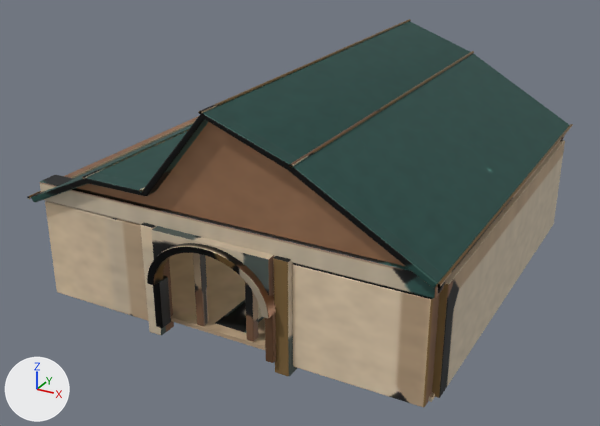
The glTF model public/room-art/compaii-atelier/foyer.glb: old version first, new version second.
The view is the same before and after, from a 50 mm camera at (11.01, -21.69, 12.02) aimed at (-0.34, -1.05, 1.7). The lights are fixed; the arrows at lower left show +X, +Y and +Z. The picture after the commit comes second. Vertices at exactly the same position are counted once.

In view in the first picture: 'VIS · House'.
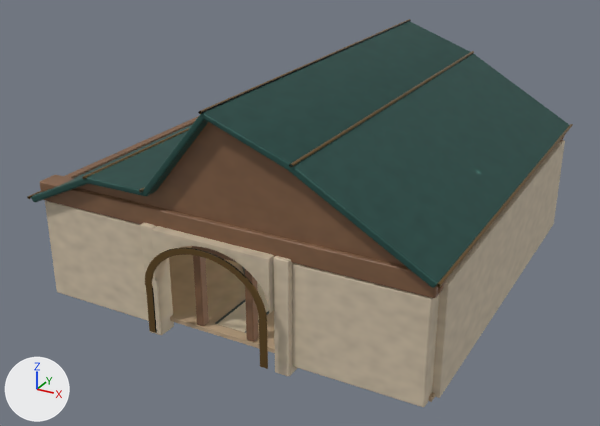
The edits, one by one:
me_cube_043 is used by ob_vis___house; location (0.0, 0.0, 0.0).
me_cube_043 had 10324 vertices, 20100 faces and spanned x -6.08..6.08, y -6.65..6.41, z -0.29..6.44.
me_cube_043 now has 9780 vertices, 19036 faces and spans x -6.08..6.08, y -6.76..6.41, z -0.29..6.44.
me_cube_043 part 1: a new loose piece of 464 vertices spanning x -1.87..1.87, y -6.76..-6.71, z 1.5..2.97, in mat_satin_brass.
me_cube_043 part 2: a new loose piece of 96 vertices spanning x -1.85..-1.63, y -6.73..-6.68, z 0.09..1.5, in mat_satin_brass.
me_cube_043 part 3: a new loose piece of 96 vertices spanning x 1.63..1.85, y -6.73..-6.68, z 0.09..1.5, in mat_satin_brass.
me_cube_043 part 4: 8 loose pieces with 736 vertices, spanning x -3.22..3.22, y -6.45..2.41, z 0.01..2.41, are deleted.
me_cube_043 part 5: 464 vertices removed from x -1.87..1.87, y -6.65..-6.25, z 1.5..2.97.
me_cube_043 part 6: 17442 kept faces spanning x -6.08..6.08, y -6.48..6.41, z -0.29..6.44 get new texture (UV) coordinates.

Changed parts and their boxes (x1, y1, x2, y2) in the pictures (600 x 426 px):
part 1 of me_cube_043, added
    after: (145, 248, 267, 320)
part 2 of me_cube_043, added
    after: (146, 286, 157, 333)
part 3 of me_cube_043, added
    after: (259, 319, 268, 369)
part 4 of me_cube_043, deleted
    before: (153, 276, 276, 363)
part 5 of me_cube_043, deleted
    before: (147, 243, 276, 319)
part 6 of me_cube_043, surface changed
    both: (27, 19, 565, 407)
